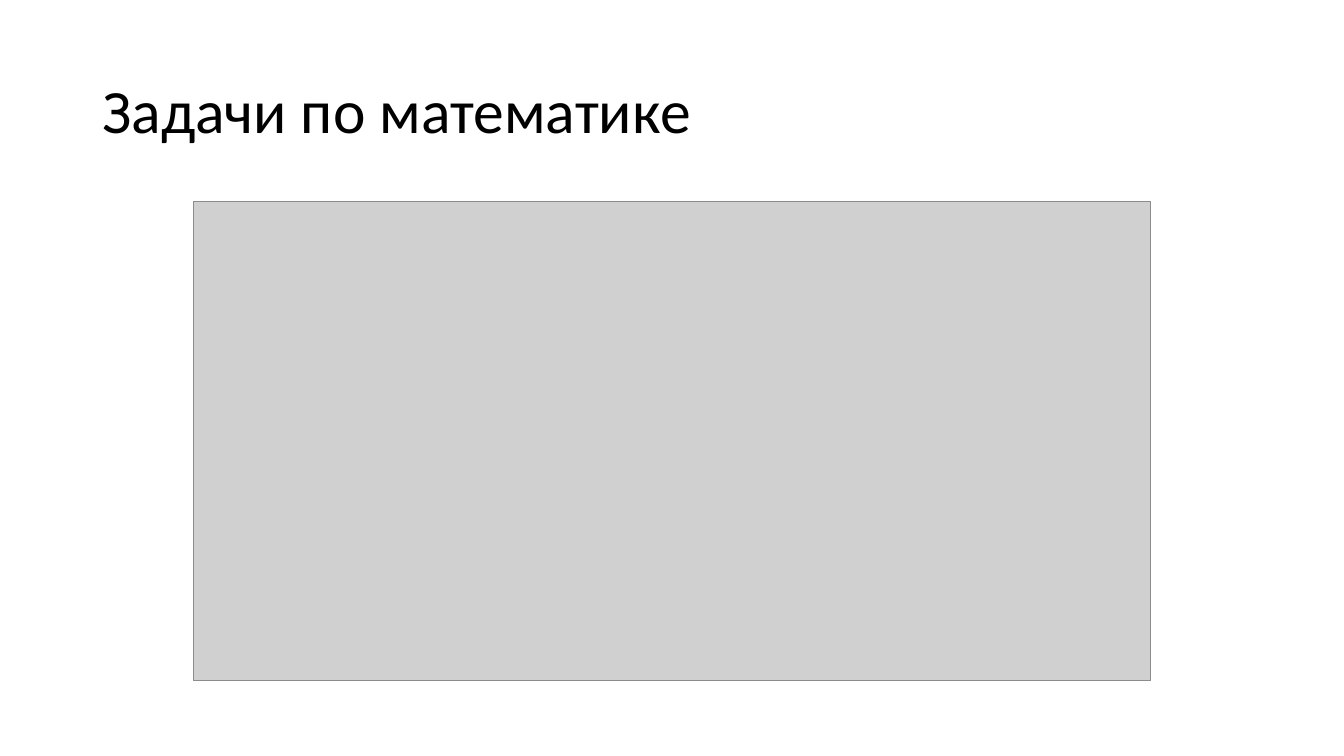
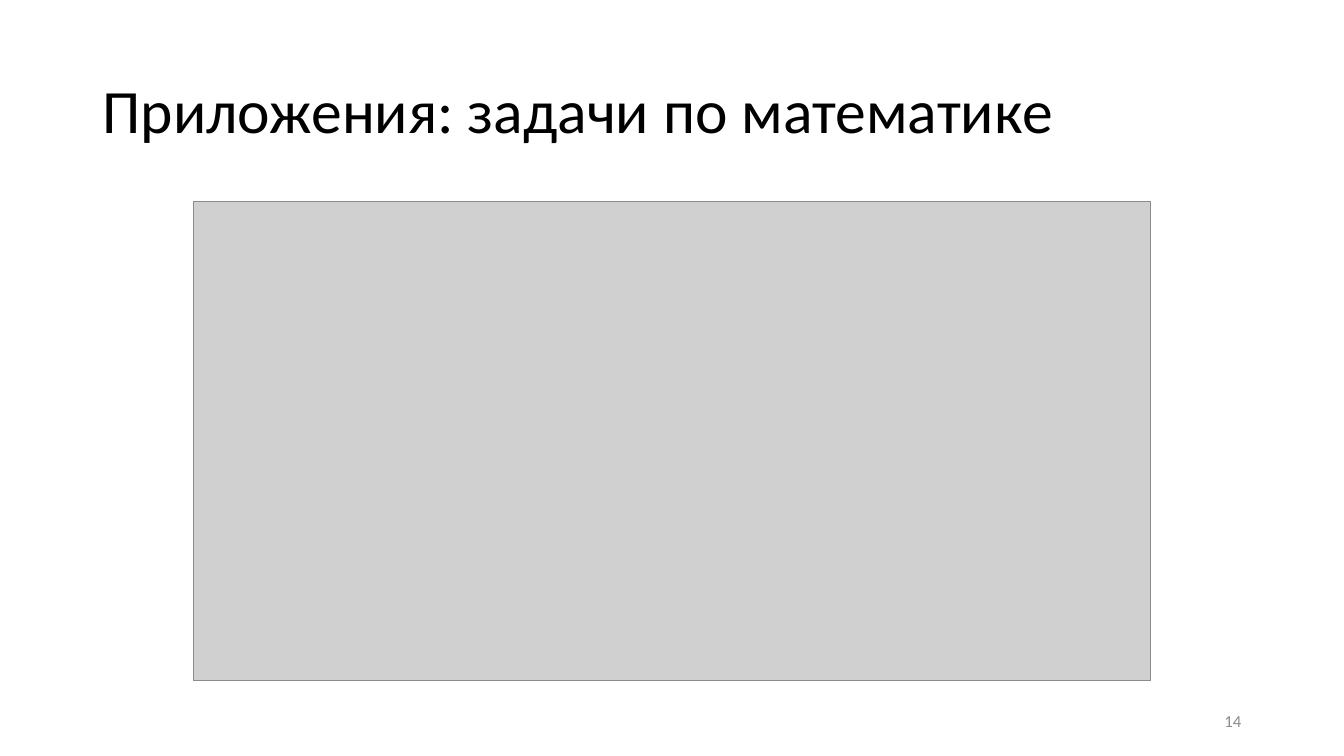
Before and after one commit to KerkDovan/GPO, a slide deck: slide 14 of Конференции/Международная научно-практическая конференция -Электронные средства и системы управления-/Выступление/Презентация.pptx (slide 7 before the commit). Drawn at 1344x756 pixels with LibreOffice and Linux fonts; fonts in the diff are those of the drawing; grey boxes stand for pictures. Boxes give left, top, right and bottom in pixels: in the first picture for what was removed or moved away, otherwise in the second. Text is boxed around its words. In the diff, an @@ line names an element or a change of style, - is before the commit and + after.

```diff
--- a/Конференции/Международная научно-практическая конференция -Электронные средства и системы управления-/Выступление/Презентация.pptx
+++ b/Конференции/Международная научно-практическая конференция -Электронные средства и системы управления-/Выступление/Презентация.pptx
@@ title at [102,93,1053,143]: text changed @@
-Задачи по математике
+Приложения: задачи по математике
@@ page number added at [1224,716,1241,727], 12 pt, text #8C8C8C @@
+14
```
Also in this commit, not shown: 7 other slides changed, 8 slides added, 3 other files.
